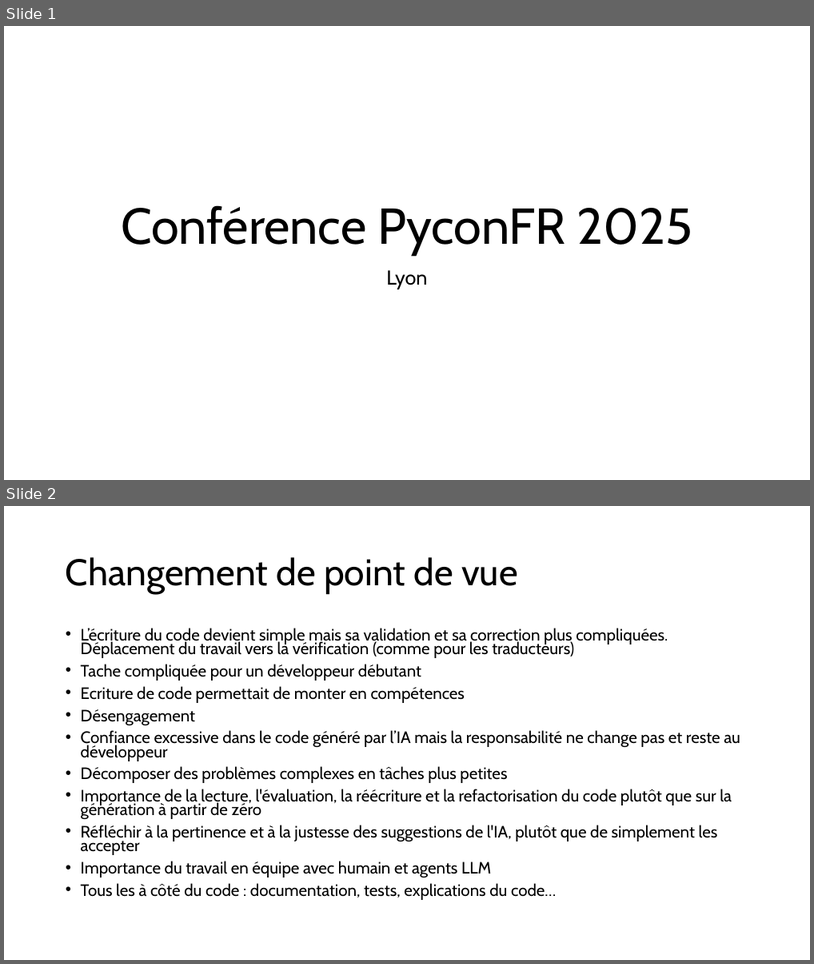
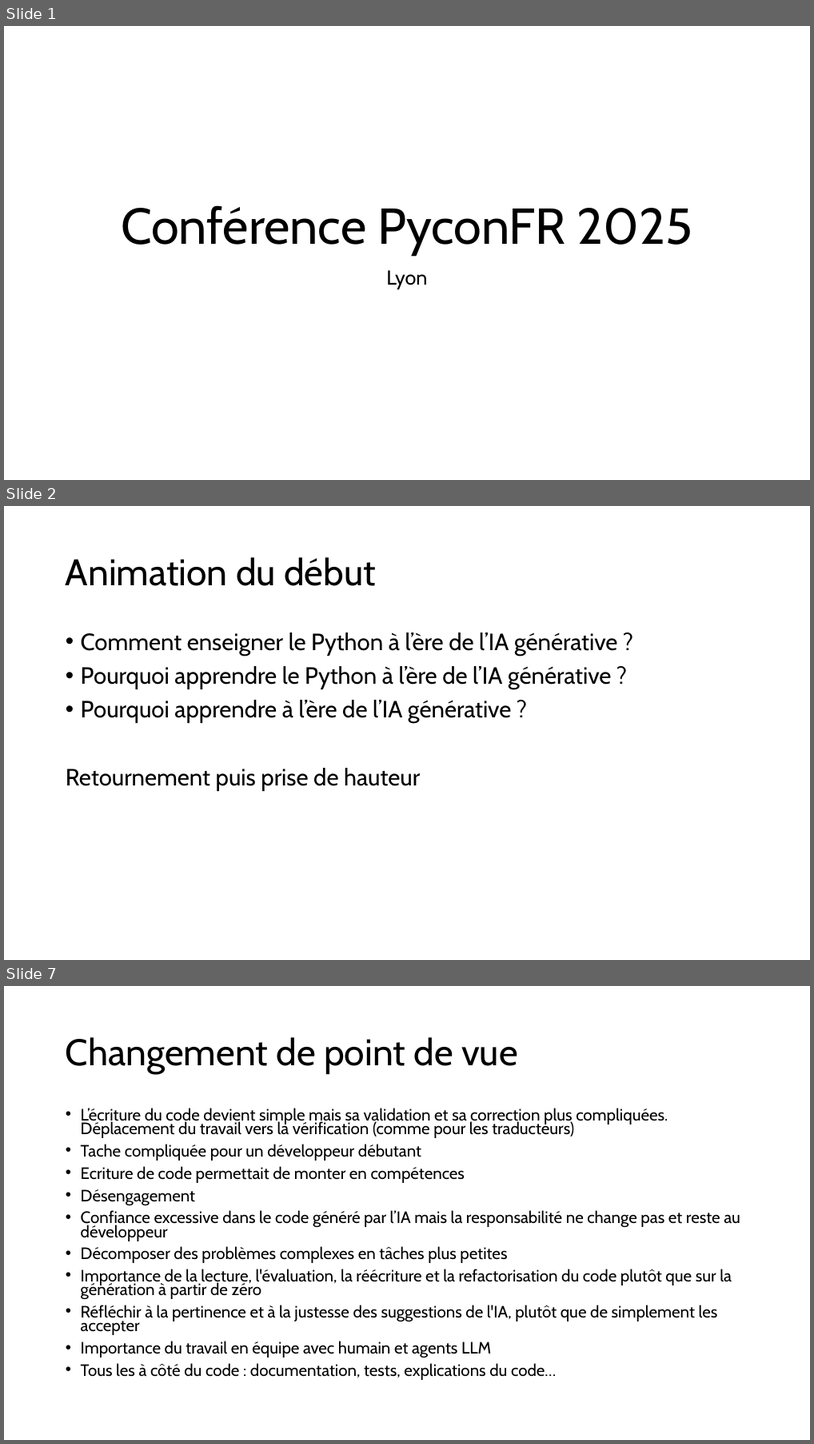
Before and after one commit to Pierre-Loic/prez-Pyconfr-2025, a slide deck: Prez Pyconfr.pptx. Shown one above the other, each under a label of ours: slides 1 and 2 before the commit, slides 1, 2 and 7 after it; the slides between them are not shown. The pictures are 814x964 and 814x1444 pixels, drawn with LibreOffice and Linux fonts; fonts in the diff are those of the drawing. Boxes give left, top, right and bottom in pixels: in the first picture for what was removed or moved away, otherwise in the second. Text is boxed around its words. In the diff, an @@ line names an element or a change of style, - is before the commit and + after.

```diff
--- a/Prez Pyconfr.pptx
+++ b/Prez Pyconfr.pptx
@@ slide 2 added at (4,506,810,960), background #FFFFFF @@
@@ title added at (66,557,376,586), 44 pt, text #000000 @@
+Animation du début
@@ text added at (66,632,618,791), 28 pt, text #000000 @@
+• Comment enseigner le Python à l’ère de l’IA générative ?
+• Pourquoi apprendre le Python à l’ère de l’IA générative ?
+• Pourquoi apprendre à l’ère de l’IA générative ?
+Retournement puis prise de hauteur
@@ what was slide 2 is now slide 7 @@
```
Also in this commit, not shown: 4 other slides added.
